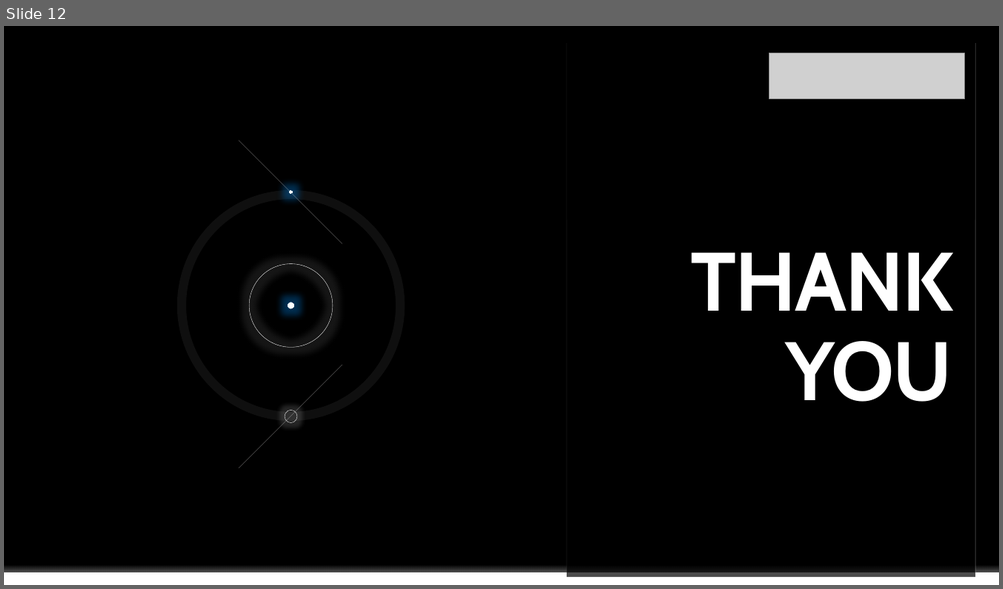
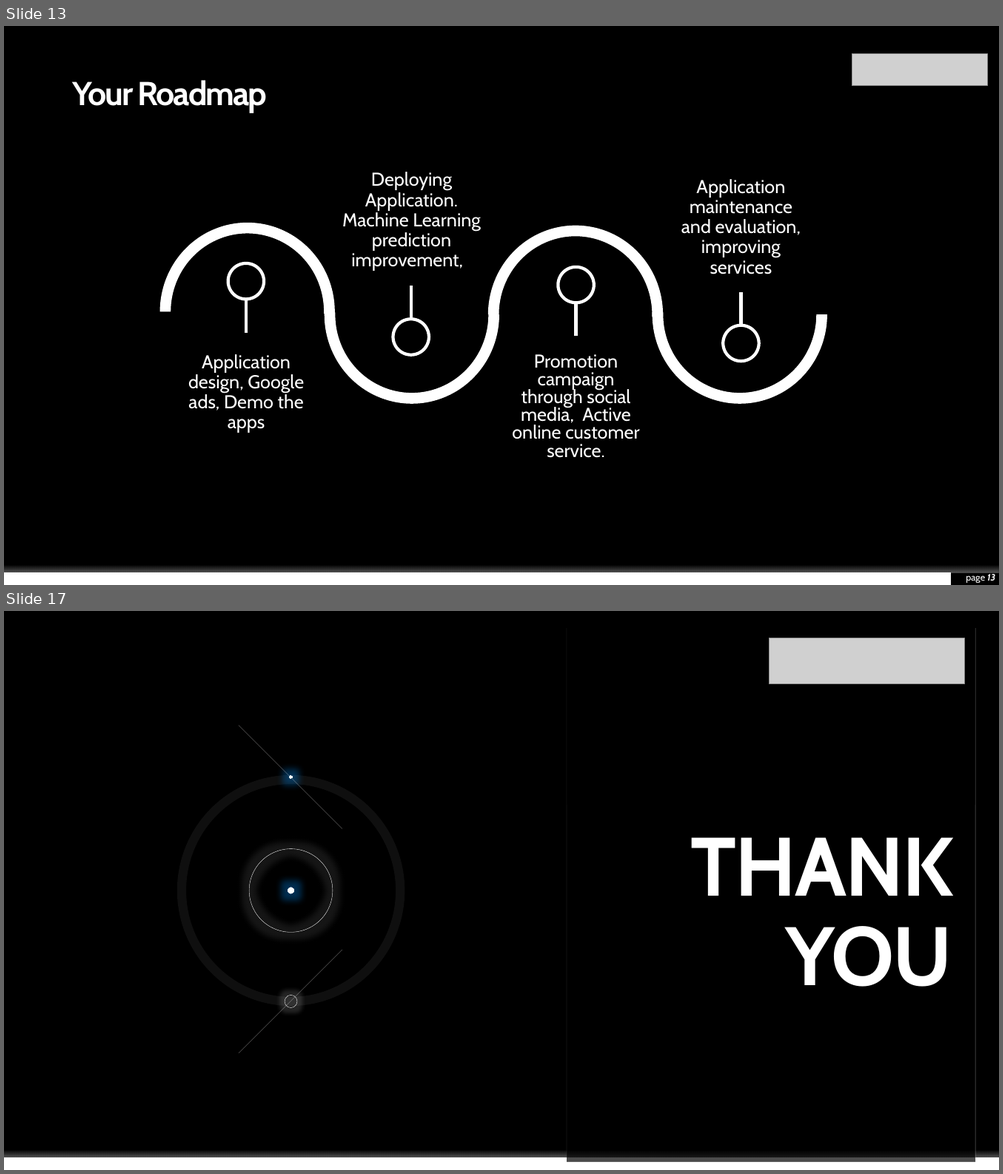
Before and after one commit to envyst/sign-language-application, a slide deck: laporan/Sign Language App Project Presentation.pptx. Shown one above the other, each under a label of ours: slide 12 before the commit, slides 13 and 17 after it; the slides between them are not shown. The pictures are 1003x589 and 1003x1174 pixels, drawn with LibreOffice and Linux fonts; fonts in the diff are those of the drawing; grey boxes stand for pictures; background and template pictures are left out. Boxes give left, top, right and bottom in pixels: in the first picture for what was removed or moved away, otherwise in the second. Text is boxed around its words. In the diff, an @@ line names an element or a change of style, - is before the commit and + after.

```diff
--- a/laporan/Sign Language App Project Presentation.pptx
+++ b/laporan/Sign Language App Project Presentation.pptx
@@ slide 13 added at [4, 26, 999, 585], background #000000; not listed: 1 template element that a slide beside it also shows @@
@@ rectangle added at [840, 34, 999, 90], fill #000000 @@
@@ picture added at [851, 53, 987, 86] @@
@@ text added at [73, 80, 267, 113], 32 pt, text #FFFFFF, bold @@
+Your Roadmap
@@ text added at [342, 172, 481, 271], 18 pt, text #FFFFFF @@
+Deploying Application. Machine Learning prediction improvement,
@@ text added at [681, 179, 800, 275], 18 pt, text #FFFFFF @@
+Application maintenance and evaluation, improving services
@@ group added at [160, 223, 827, 404]: 4 arch (boxed as its full ring)s @@
@@ ellipse added at [227, 264, 264, 299], fill #000000, outline #FFFFFF 3 pt @@
@@ ellipse added at [558, 267, 594, 303], fill #000000, outline #FFFFFF 3 pt @@
@@ line added from (410, 319) to (410, 286), #FFFFFF 3 pt @@
@@ line added from (246, 299) to (246, 332), #FFFFFF 3 pt @@
@@ line added from (575, 303) to (575, 336), #FFFFFF 3 pt @@
@@ line added from (741, 326) to (741, 292), #FFFFFF 3 pt @@
@@ ellipse added at [392, 319, 429, 355], fill #000000, outline #FFFFFF 3 pt @@
@@ ellipse added at [723, 326, 759, 362], fill #000000, outline #FFFFFF 3 pt @@
@@ text added at [188, 355, 304, 433], 18 pt, text #FFFFFF @@
+Application design, Google ads, Demo the apps
@@ text added at [512, 355, 639, 458], 18 pt, text #FFFFFF @@
+Promotion campaign through social media, Active online customer service.
@@ rectangle added at [4, 573, 950, 585], fill #FFFFFF @@
@@ page number added at [965, 574, 995, 583], 9 pt, text #FFFFFF @@
+page 13
@@ what was slide 12 is now slide 17 @@
```
Also in this commit, not shown: 11 slides changed, 4 other slides added.
